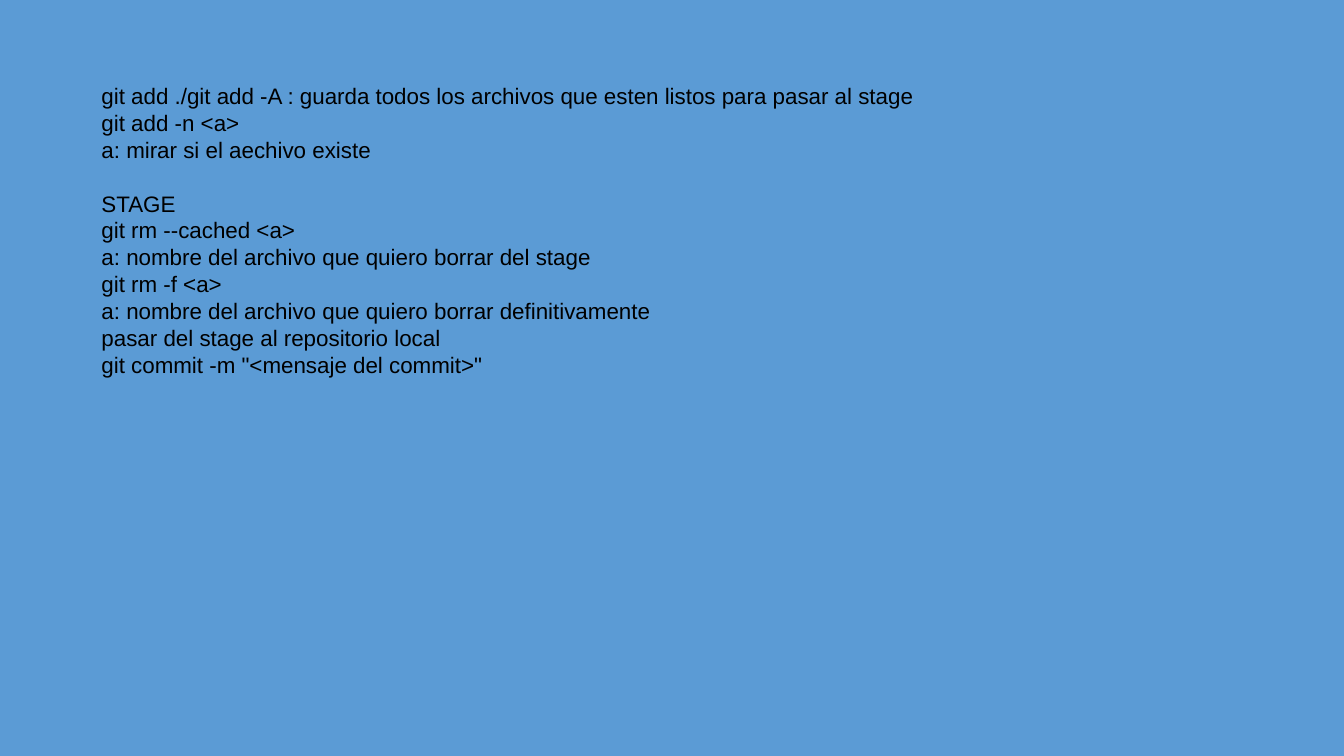
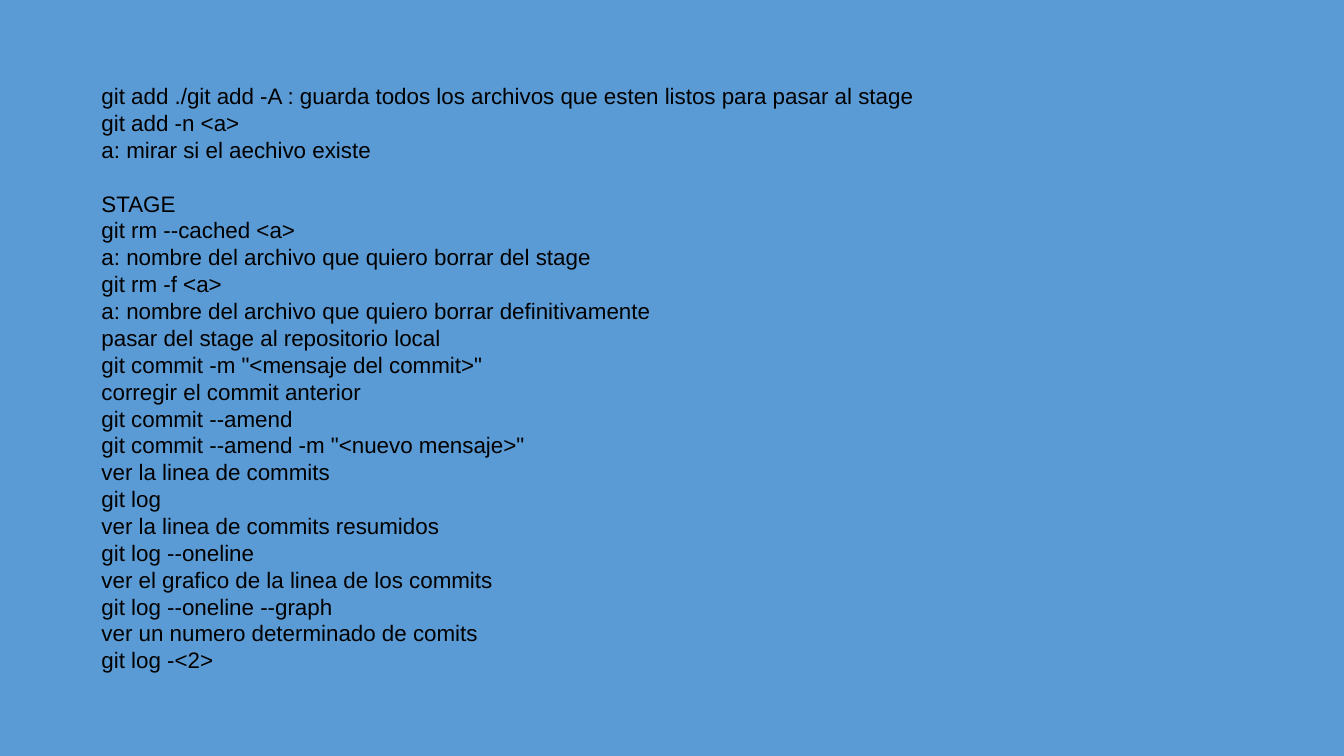
Before and after one commit to camaviga11/cursoGITv2, a slide deck: slide 2 of presentasionComandos.pptx. Drawn at 1344x756 pixels with LibreOffice and Linux fonts; fonts in the diff are those of the drawing. Boxes give left, top, right and bottom in pixels: in the first picture for what was removed or moved away, otherwise in the second. Text is boxed around its words. In the diff, an @@ line names an element or a change of style, - is before the commit and + after.

```diff
--- a/presentasionComandos.pptx
+++ b/presentasionComandos.pptx
@@ text at bbox=[101, 383, 524, 673]: paragraphs added @@
+corregir el commit anterior
+git commit --amend
+git commit --amend -m "<nuevo mensaje>"
+ver la linea de commits
+git log
+ver la linea de commits resumidos
+git log --oneline
+ver el grafico de la linea de los commits
+git log --oneline --graph
+ver un numero determinado de comits
+git log -<2>
```
Also in this commit, not shown: 1 slide added.
